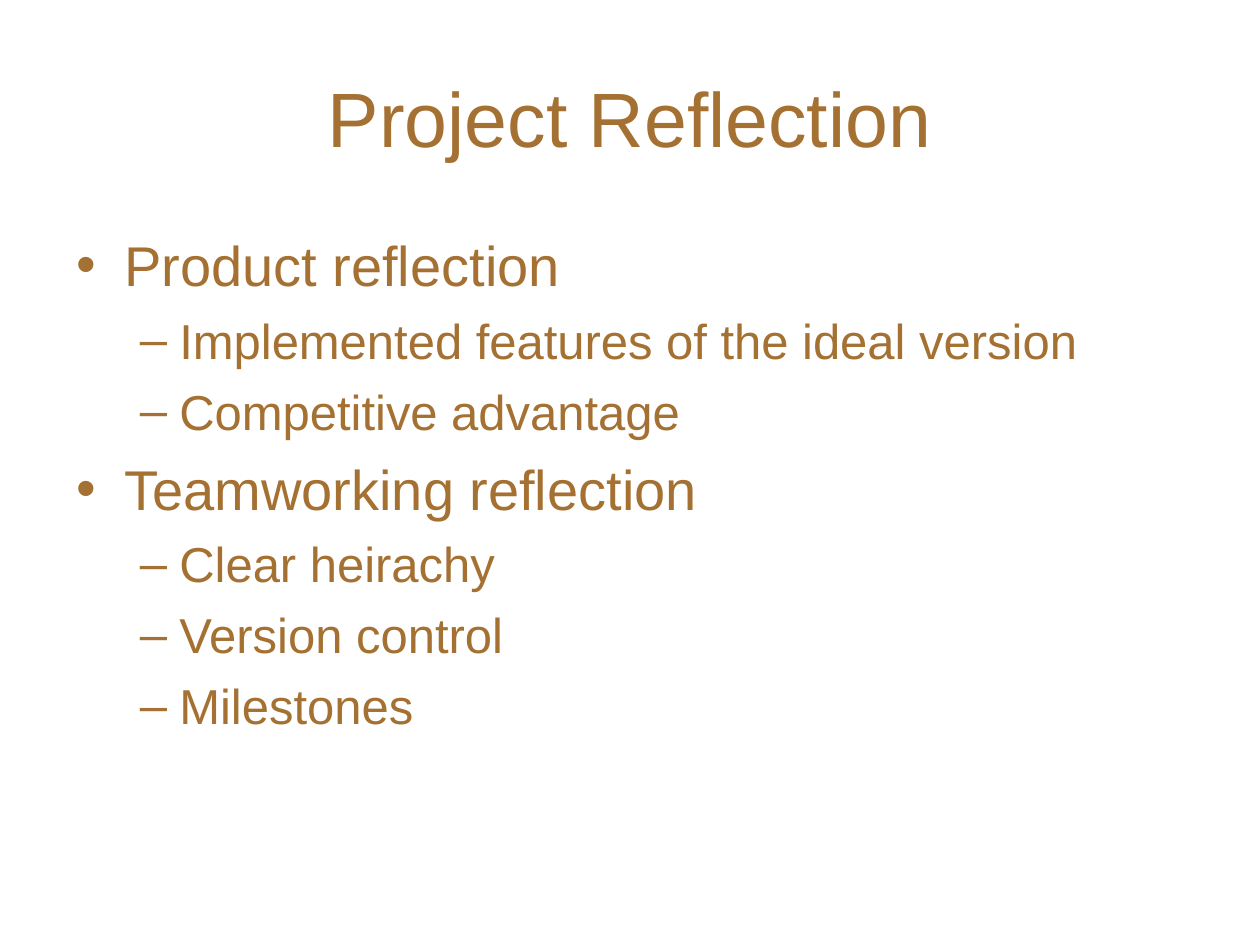
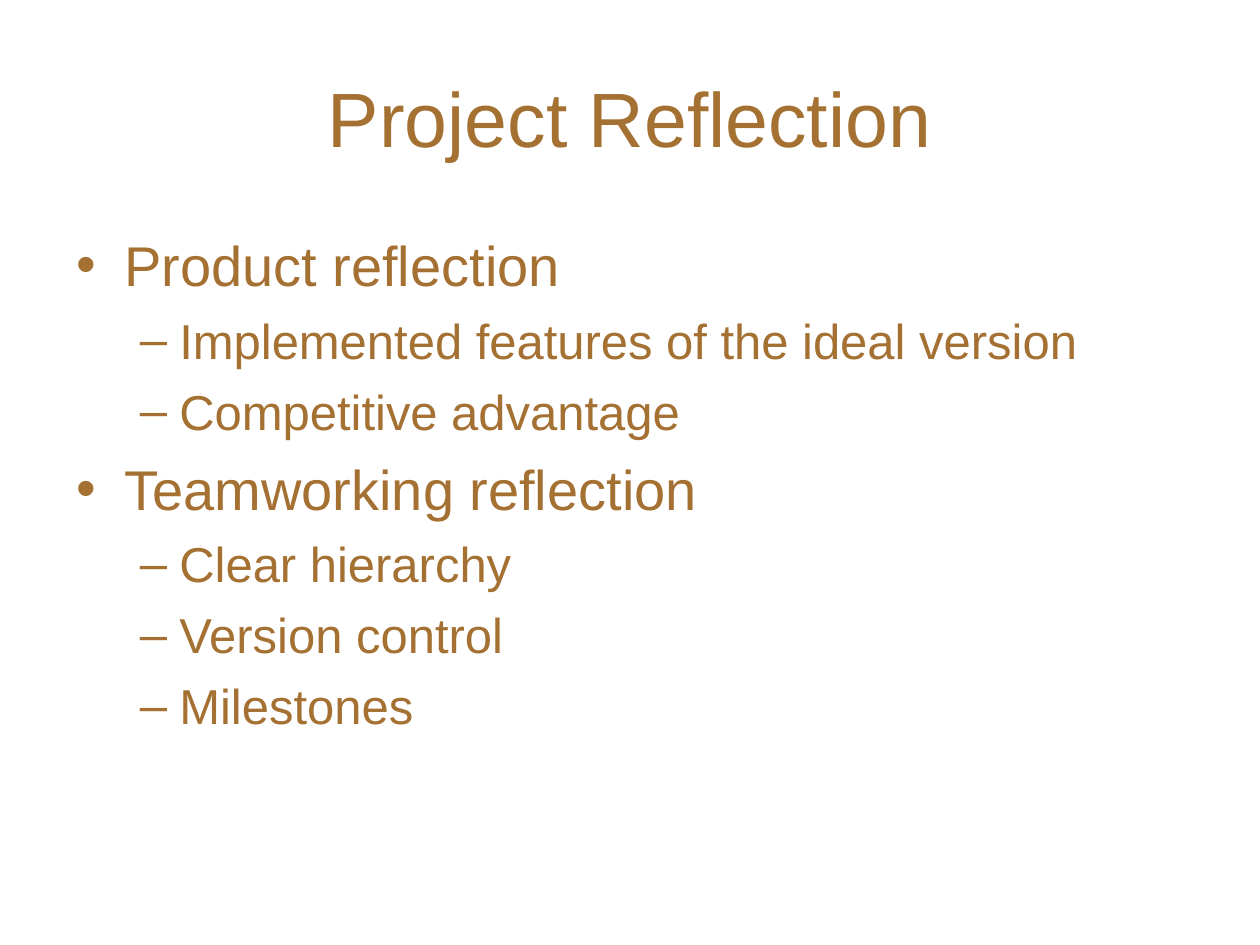
Before and after one commit to NabeelaMSIT/digichef, a slide deck: slide 7 of digichef/presentation/pres.ppt. Drawn at 1260x945 pixels with LibreOffice and Linux fonts; fonts in the diff are those of the drawing; background and template pictures are left out. Boxes give left, top, right and bottom in pixels: in the first picture for what was removed or moved away, otherwise in the second. Text is boxed around its words. In the diff, an @@ line names an element or a change of style, - is before the commit and + after.

```diff
--- a/digichef/presentation/pres.ppt
+++ b/digichef/presentation/pres.ppt
@@ text at bbox=[179, 546, 511, 592]: text changed @@
-  – Clear heirachy
+  – Clear hierarchy
```
Also in this commit, not shown: 1 other slide changed, 1 slide removed.
